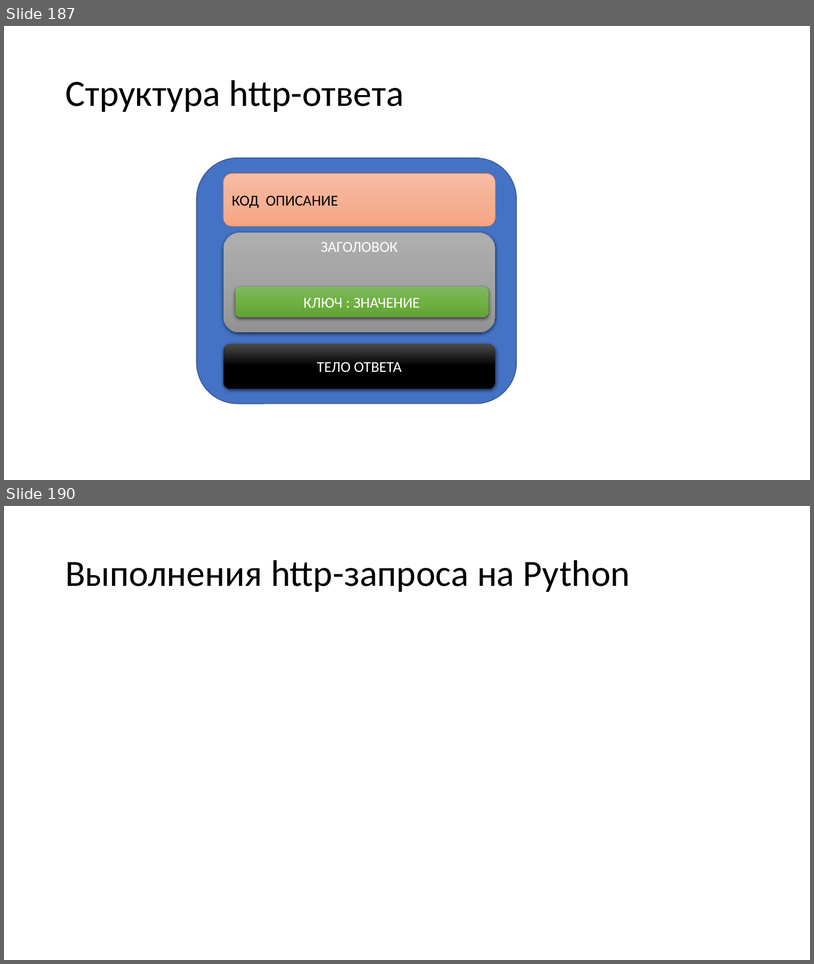
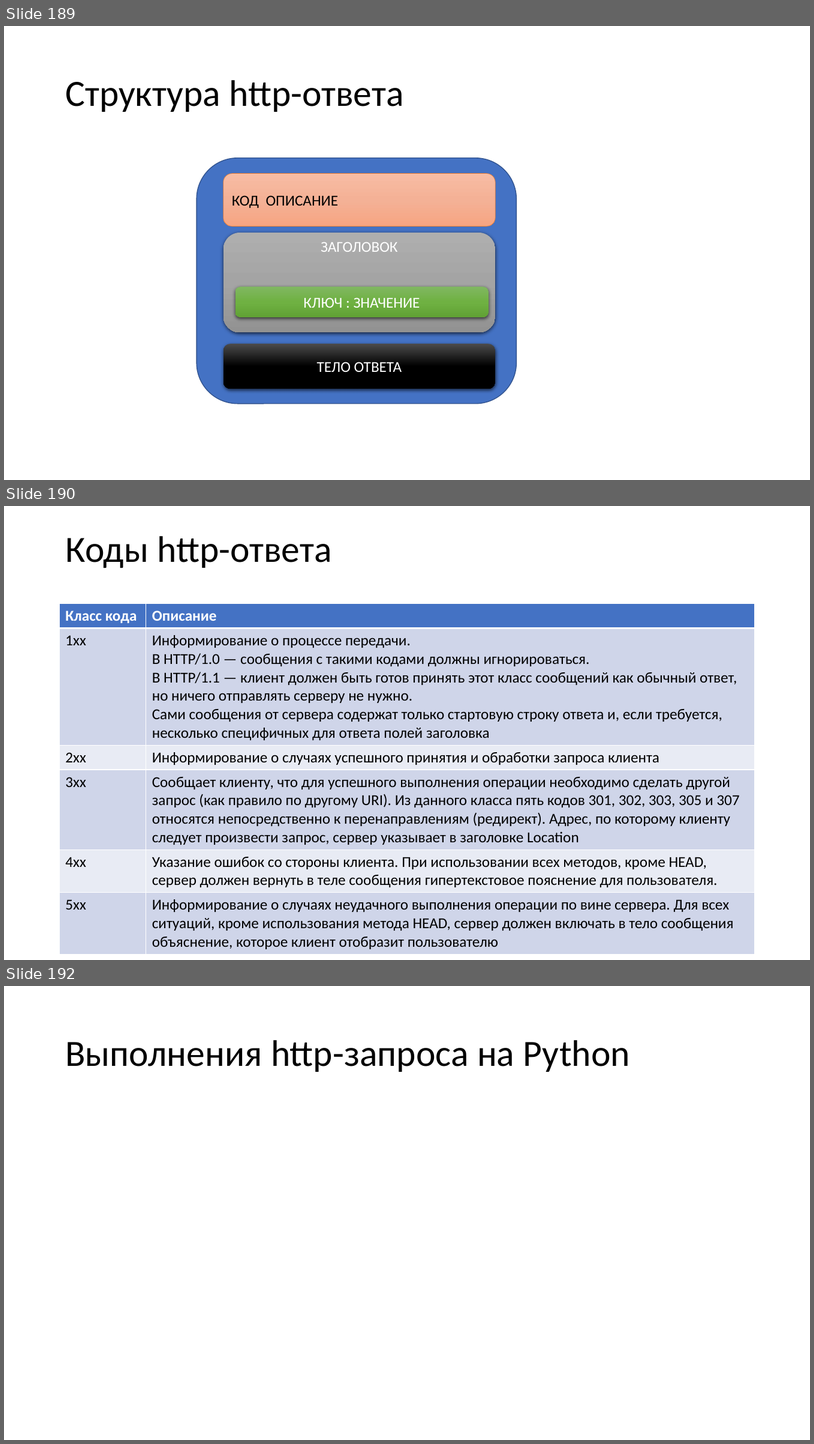
Before and after one commit to paveltsytovich/telegram-course, a slide deck: Presentation/Разработка ботов для телеграмм на Python.pptx. Shown one above the other, each under a label of ours: slides 187 and 190 before the commit, slides 189, 190 and 192 after it; the slides between them are not shown. The pictures are 814x964 and 814x1444 pixels, drawn with LibreOffice and Linux fonts; fonts in the diff are those of the drawing. Boxes give left, top, right and bottom in pixels: in the first picture for what was removed or moved away, otherwise in the second. Text is boxed around its words. In the diff, an @@ line names an element or a change of style, - is before the commit and + after.

Commit message:
теория по http-протоколу

```diff
--- a/Presentation/Разработка ботов для телеграмм на Python.pptx
+++ b/Presentation/Разработка ботов для телеграмм на Python.pptx
@@ slide 190 added at <box>4,506,810,960</box>, background #FFFFFF @@
@@ title added at <box>65,536,332,568</box>, 44 pt, text #000000 @@
+Коды http-ответа
@@ table added at <box>60,603,755,951</box>, 6 rows, 2 columns @@
+Класс кода | Описание
+1xx | Информирование о процессе передачи. / В HTTP/1.0 — сообщения с такими кодами должны игнорироваться. / В HTTP/1.1 — клиент должен быть готов принять этот класс сообщений как обычный ответ, но ничего отправлять серверу не нужно. / Сами сообщения от сервера содержат только стартовую строку ответа и, если требуется, несколько специфичных для ответа полей заголовка
+2xx | Информирование о случаях успешного принятия и обработки запроса клиента
+3xx | Сообщает клиенту, что для успешного выполнения операции необходимо сделать другой запрос (как правило по другому URI). Из данного класса пять кодов 301, 302, 303, 305 и 307 относятся непосредственно к перенаправлениям (редирект). Адрес, по которому клиенту следует произвести запрос, сервер указывает в заголовке Location
+4xx | Указание ошибок со стороны клиента. При использовании всех методов, кроме HEAD, сервер должен вернуть в теле сообщения гипертекстовое пояснение для пользователя.
+5xx | Информирование о случаях неудачного выполнения операции по вине сервера. Для всех ситуаций, кроме использования метода HEAD, сервер должен включать в тело сообщения объяснение, которое клиент отобразит пользователю
@@ what was slide 187 is now slide 189 @@
@@ what was slide 190 is now slide 192 @@
```
Also in this commit, not shown: 1 slide changed, 3 other slides added, 2 slides removed.
